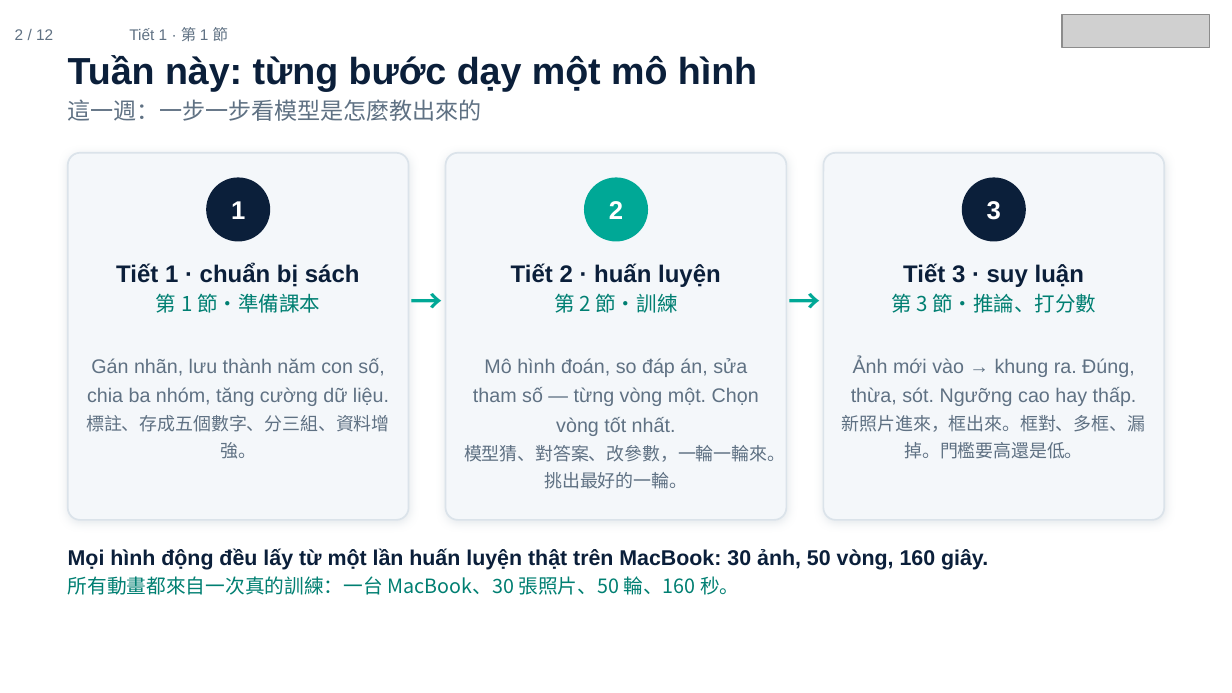
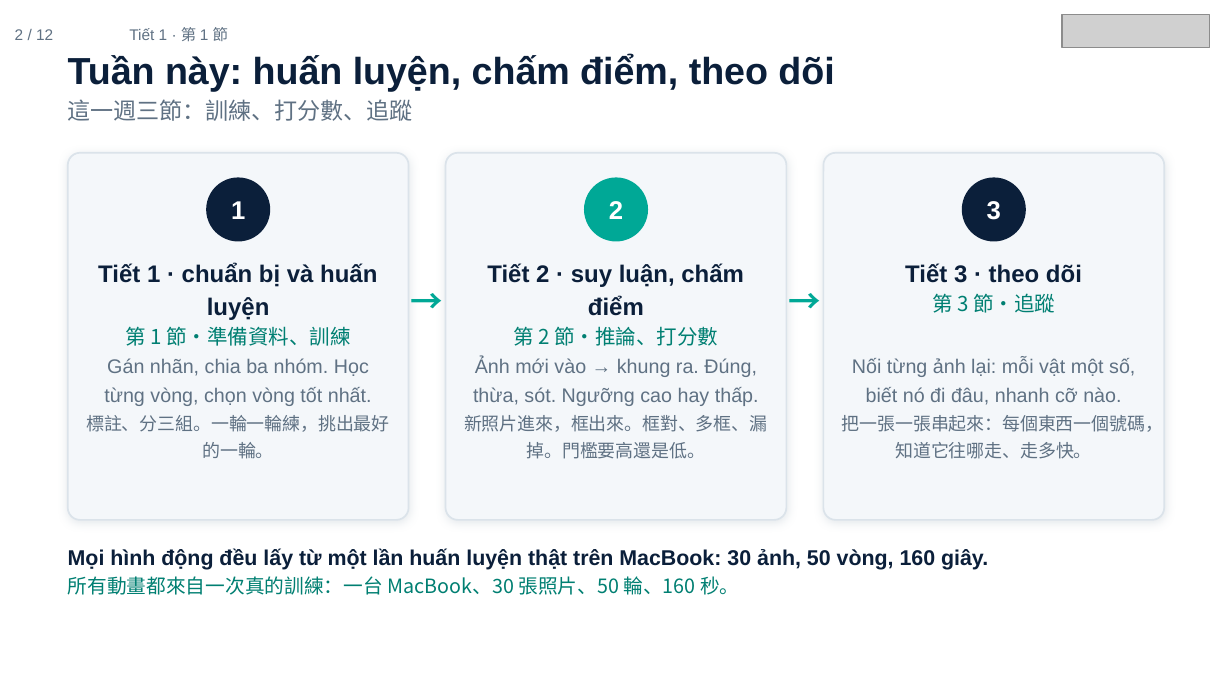
Before and after one commit to ch-neural/MITUST-Principles-of-Self-Driving-Cars, a slide deck: slide 2 of 第十週(11-12)/第十週_第1節_簡報.pptx. Drawn at 1232x693 pixels with LibreOffice and Linux fonts; fonts in the diff are those of the drawing; grey boxes stand for pictures. Boxes give left, top, right and bottom in pixels: in the first picture for what was removed or moved away, otherwise in the second. Text is boxed around its words. In the diff, an @@ line names an element or a change of style, - is before the commit and + after.

```diff
--- a/第十週(11-12)/第十週_第1節_簡報.pptx
+++ b/第十週(11-12)/第十週_第1節_簡報.pptx
@@ text at <box>68,54,834,121</box>: text changed @@
-Tuần này: từng bước dạy một mô hình
-這一週：一步一步看模型是怎麼教出來的
+Tuần này: huấn luyện, chấm điểm, theo dõi
+這一週三節：訓練、打分數、追蹤
@@ text at <box>98,263,377,346</box>: text changed @@
-Tiết 1 · chuẩn bị sách
-第 1 節・準備課本
+Tiết 1 · chuẩn bị và huấn luyện
+第 1 節・準備資料、訓練
@@ text at <box>487,263,744,346</box>: text changed @@
-Tiết 2 · huấn luyện
-第 2 節・訓練
+Tiết 2 · suy luận, chấm điểm
+第 2 節・推論、打分數
@@ text at <box>905,263,1082,313</box>: text changed @@
-Tiết 3 · suy luận
-第 3 節・推論、打分數
+Tiết 3 · theo dõi
+第 3 節・追蹤
@@ text at <box>86,358,389,459</box>: text changed @@
-Gán nhãn, lưu thành năm con số, chia ba nhóm, tăng cường dữ liệu.
-標註、存成五個數字、分三組、資料增強。
+Gán nhãn, chia ba nhóm. Học từng vòng, chọn vòng tốt nhất.
+標註、分三組。一輪一輪練，挑出最好的一輪。
@@ text at <box>464,357,767,459</box>: text changed @@
-Mô hình đoán, so đáp án, sửa tham số — từng vòng một. Chọn vòng tốt nhất.
-模型猜、對答案、改參數，一輪一輪來。挑出最好的一輪。
+Ảnh mới vào → khung ra. Đúng, thừa, sót. Ngưỡng cao hay thấp.
+新照片進來，框出來。框對、多框、漏掉。門檻要高還是低。
@@ text at <box>842,357,1163,459</box>: text changed @@
-Ảnh mới vào → khung ra. Đúng, thừa, sót. Ngưỡng cao hay thấp.
-新照片進來，框出來。框對、多框、漏掉。門檻要高還是低。
+Nối từng ảnh lại: mỗi vật một số, biết nó đi đâu, nhanh cỡ nào.
+把一張一張串起來：每個東西一個號碼，知道它往哪走、走多快。
```
Also in this commit, not shown: 6 other slides changed, 3 slides added, 3 slides removed, 3 other files.
